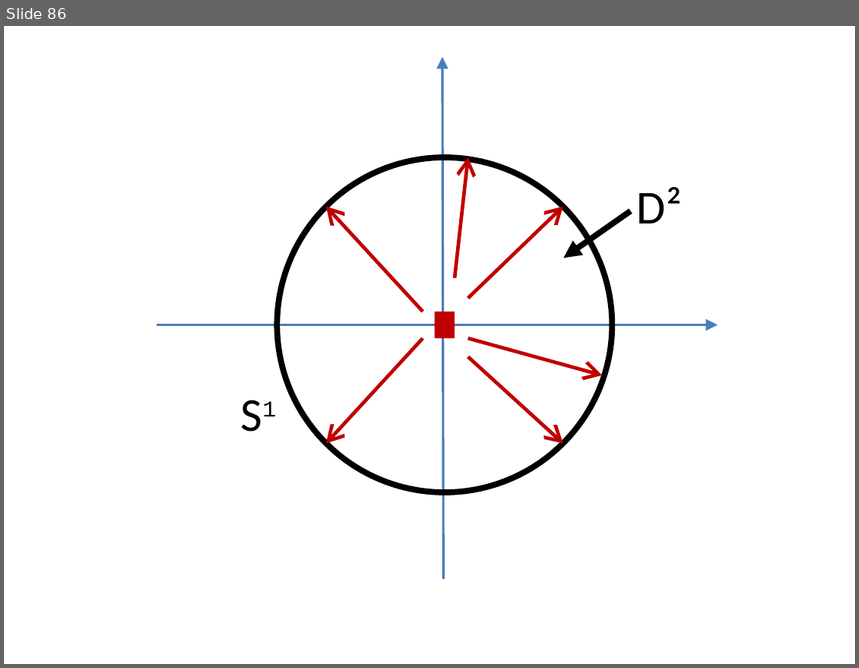
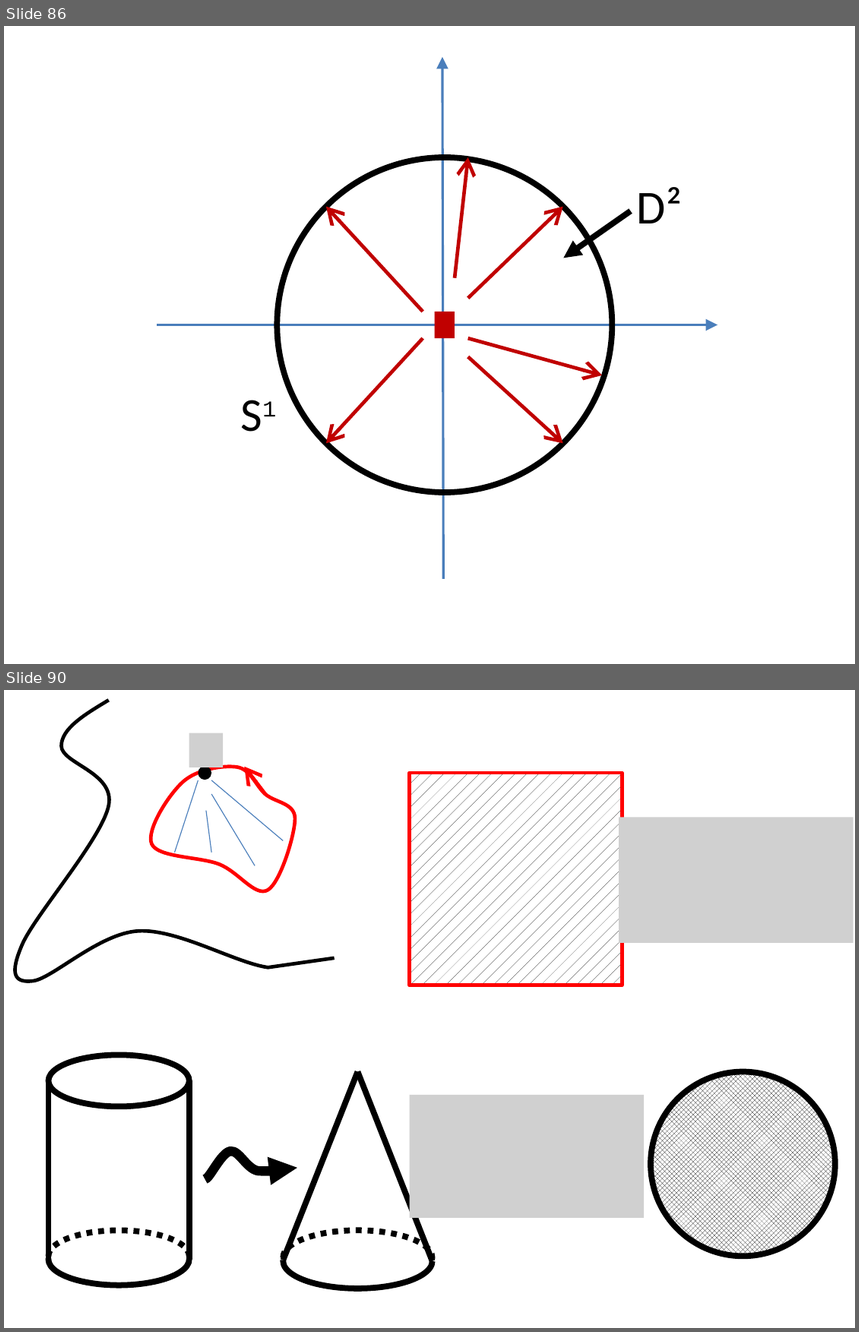
Before and after one commit to lutteropp/GeoTopo, a slide deck: images/Bilder.pptx. Shown one above the other, each under a label of ours: slide 86 before the commit, slides 86 and 90 after it; the slides between them are not shown. The pictures are 859x668 and 859x1332 pixels, drawn with LibreOffice and Linux fonts; fonts in the diff are those of the drawing; grey boxes stand for pictures. Boxes give left, top, right and bottom in pixels: in the first picture for what was removed or moved away, otherwise in the second. Text is boxed around its words. In the diff, an @@ line names an element or a change of style, - is before the commit and + after.

```diff
--- a/images/Bilder.pptx
+++ b/images/Bilder.pptx
@@ slide 90 added at <box>4,690,855,1328</box>, background #FFFFFF @@
@@ freeform shape added at <box>15,700,335,982</box>, outline #000000 3 pt @@
@@ picture added at <box>189,733,224,768</box> @@
@@ freeform shape added at <box>151,767,295,891</box>, outline #FF0000 3 pt @@
@@ line added from (174, 853) to (198, 780), #4B7EBC 0.75 pt @@
@@ ellipse added at <box>198,766,211,780</box>, fill #000000 @@
@@ line added from (283, 840) to (211, 780), #4B7EBC 0.75 pt @@
@@ arrow added from (265, 794) to (244, 767), #FF0000 3 pt @@
@@ rectangle added at <box>409,773,622,986</box>, fill pattern #000000 on #FFFFFF, outline #FF0000 3 pt @@
@@ line added from (255, 866) to (211, 794), #4B7EBC 0.75 pt @@
@@ line added from (211, 853) to (205, 811), #4B7EBC 0.75 pt @@
@@ picture added at <box>619,817,854,943</box> @@
@@ group added at <box>283,1072,432,1289</box>: 2 arc (boxed as its full ellipse)s, 2 lines @@
@@ ellipse added at <box>651,1072,835,1257</box>, fill pattern #000000 on #FFFFFF, outline #000000 5 pt @@
@@ group added at <box>48,1055,189,1286</box>: 2 arc (boxed as its full ellipse)s, 2 lines, 1 ellipse @@
@@ picture added at <box>409,1095,644,1219</box> @@
@@ freeform shape added at <box>200,1125,297,1216</box>, outline #000000 8 pt @@
```
Also in this commit, not shown: 1 slide changed, 4 other slides added, 14 other files.
